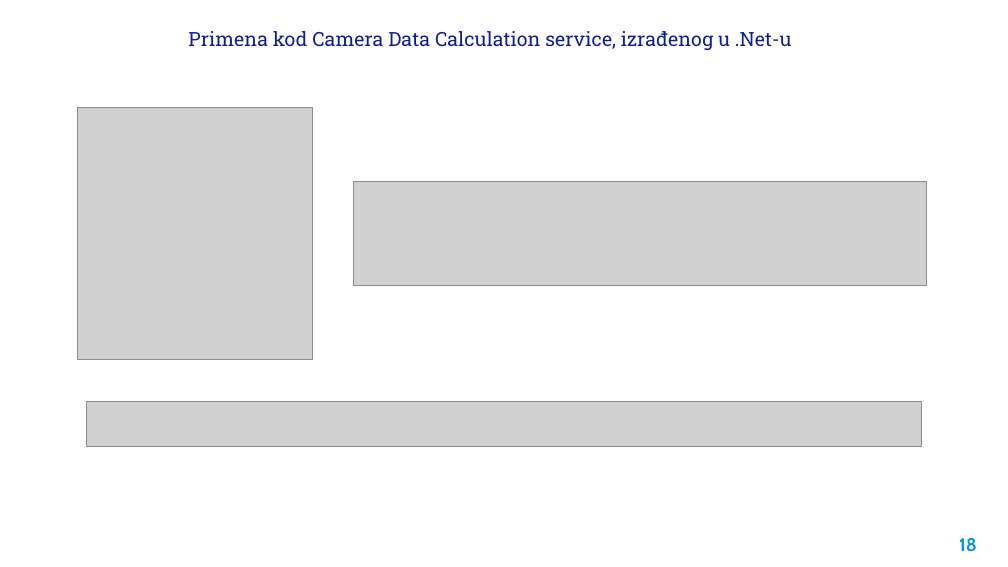
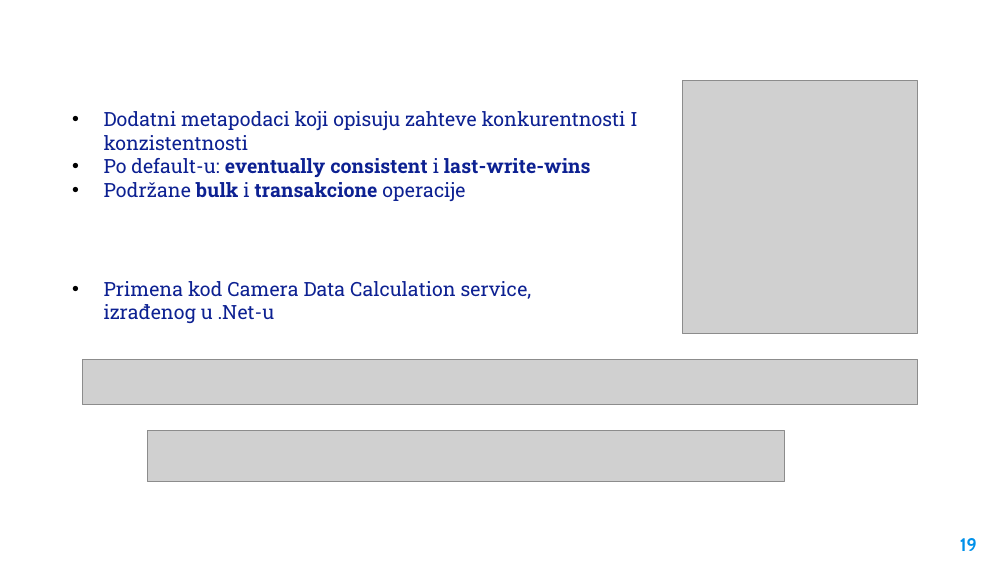
Before and after one commit to cakicpredragdeveloper/dapr-microservices, a slide deck: slide 19 of power point presentation/DAPR.pptx (slide 18 before the commit). Drawn at 1008x567 pixels with LibreOffice and Linux fonts; fonts in the diff are those of the drawing; grey boxes stand for pictures; background and template pictures are left out. Boxes give left, top, right and bottom in pixels: in the first picture for what was removed or moved away, otherwise in the second. Text is boxed around its words. In the diff, an @@ line names an element or a change of style, - is before the commit and + after.

Commit message:
CameraDataCalculation, RabbitMq service - catch - aesthetic correction Update power point  presentation

```diff
--- a/power point presentation/DAPR.pptx
+++ b/power point presentation/DAPR.pptx
@@ picture: place and size @@
-picture at bbox=[78, 107, 313, 360]
+picture at bbox=[682, 81, 918, 334]
@@ text added at bbox=[104, 111, 637, 201], 14 pt, text #0D2192 @@
+• Dodatni metapodaci koji opisuju zahteve konkurentnosti I konzistentnosti
+• Po default-u: eventually consistent i last-write-wins
+• Podržane bulk i transakcione operacije
@@ picture removed at bbox=[353, 181, 926, 286] @@
@@ text "Primena kod Camera Data Calculation ...": place and size @@
-text "Primena kod Camera Data Calculation ..." at bbox=[188, 31, 792, 50]
+text "Primena kod Camera Data Calculation ..." at bbox=[104, 281, 532, 323]
@@ text "Primena kod Camera Data Calculation ..." at bbox=[104, 281, 532, 323]: bullet none to • @@
@@ picture: place and size @@
-picture at bbox=[86, 401, 921, 447]
+picture at bbox=[82, 360, 917, 405]
@@ picture added at bbox=[147, 430, 784, 482] @@
@@ page number at bbox=[960, 538, 977, 551]: text changed @@
-18
+19
```
Also in this commit, not shown: 2 other slides changed, 2 slides added, 2 slides removed, 1 other file.
